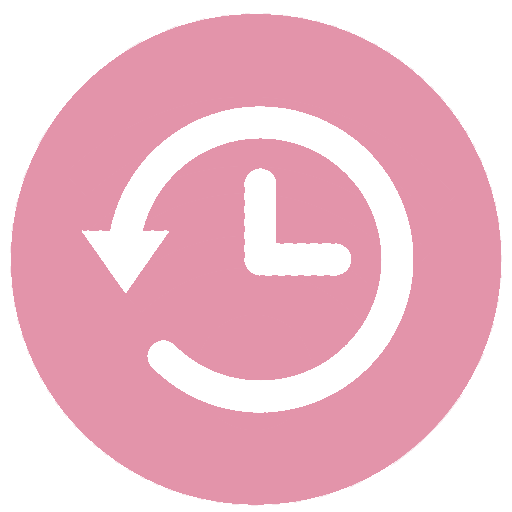
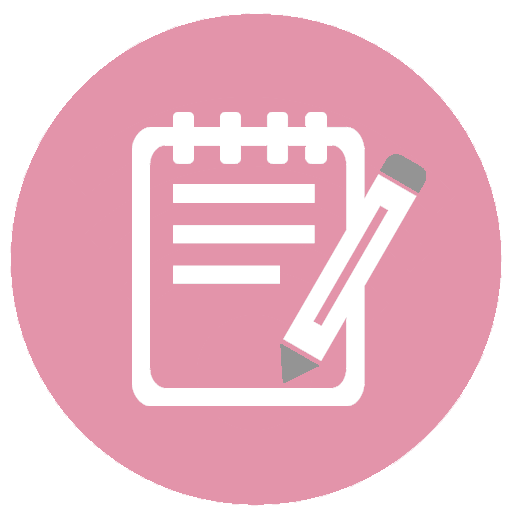
Layers edited between the first and the second (512, 512) image:
hid "history-512" over (x1=82, y1=106, x2=413, y2=413)
showed "img_418727" over (x1=132, y1=112, x2=426, y2=406)
